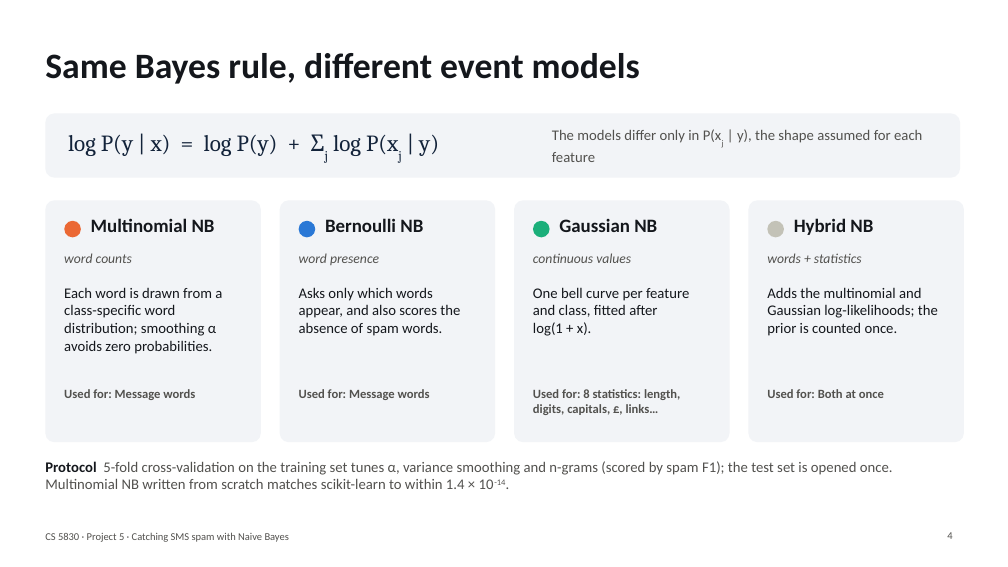
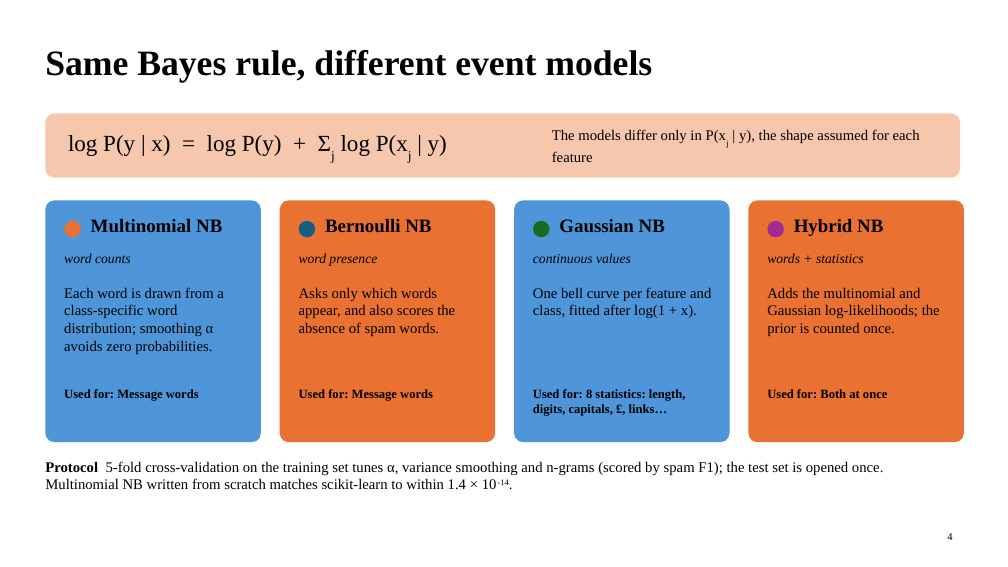
Before and after one commit to 2abi5/cs5830_project5, a slide deck: slide 4 of slides/sms_spam_naive_bayes.pptx. Drawn at 1008x567 pixels with LibreOffice and Linux fonts; fonts in the diff are those of the drawing. Boxes give left, top, right and bottom in pixels: in the first picture for what was removed or moved away, otherwise in the second. Text is boxed around its words. In the diff, an @@ line names an element or a change of style, - is before the commit and + after.

```diff
--- a/slides/sms_spam_naive_bayes.pptx
+++ b/slides/sms_spam_naive_bayes.pptx
@@ text "Same Bayes rule, different event ..." at (45,50,652,83): font Calibri to Times New Roman, text colour #14171C to #000000; line spacing 1 to 0.9 @@
@@ rounded rectangle at (45,113,960,178): fill #F2F4F7 to #F6C6AD @@
@@ text "log P(y | x) = ..." at (68,135,447,156): font Cambria to Times New Roman, text colour #13233A to #000000 @@
@@ rounded rectangle at (45,200,261,442): fill #F2F4F7 to #4E95D9 @@
@@ rounded rectangle at (280,200,495,442): fill #F2F4F7 to #E97132 @@
@@ rounded rectangle at (514,200,730,442): fill #F2F4F7 to #4E95D9 @@
@@ rounded rectangle at (749,200,964,442): fill #F2F4F7 to #E97132 @@
@@ ellipse at (64,221,81,237): fill #EB6834 to #E97132 @@
@@ ellipse at (299,221,315,237): fill #2A78D6 to #156082 @@
@@ ellipse at (533,221,550,237): fill #1BAF7A to #196B24 @@
@@ ellipse at (768,221,784,237): fill #C3C2B7 to #A02B93 @@
@@ font Calibri to Times New Roman, text colour #14171C to #000000 in 8 elements at (91,219,222,232), (64,287,224,354), (325,219,431,233), (299,287,455,336), (559,219,665,232), (533,287,711,318), (794,219,883,236), (767,287,940,336) @@
@@ font Calibri to Times New Roman, text colour #52514E to #000000 in 9 elements at (552,129,920,162), (64,253,131,263), (64,389,199,401), (299,253,377,266), (299,389,433,401), (533,253,631,263), (533,388,686,416), (767,253,864,263), (767,389,887,398) @@
@@ text "Protocol 5-fold cross-validation on the ..." at (45,461,883,489): font Calibri to Times New Roman, text colour #52514E to #000000; text colour #14171C to #000000 in "Protocol" @@
@@ text removed at (45,532,289,542) @@
-CS 5830 · Project 5 · Catching SMS spam with Naive Bayes
@@ page number at (947,533,952,540): font Calibri to Times New Roman, text colour #52514E to #000000; vertical alignment top to middle @@
```
Also in this commit, not shown: 7 other slides changed, 2 other files.
